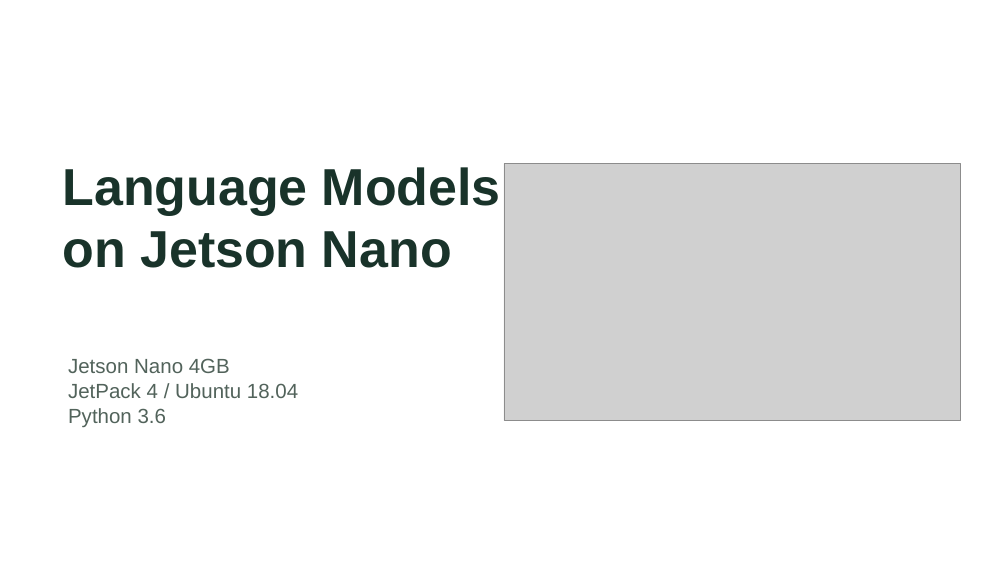
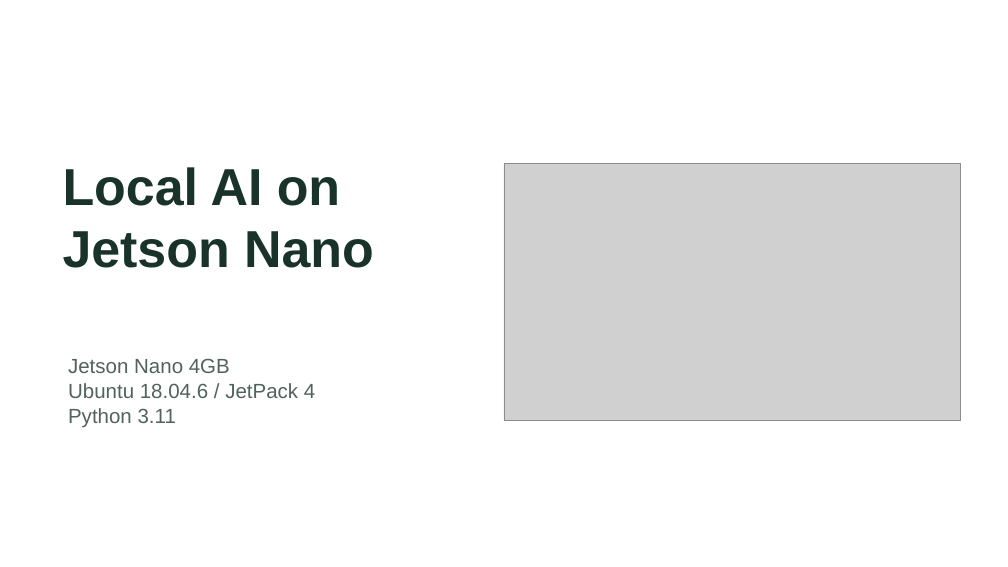
Before and after one commit to nileshsarkar-ai/JetsonNano-Demo, a slide deck: slide 1 of docs/Jetson_Nano_Local_AI_Experiments.pptx. Drawn at 1008x567 pixels with LibreOffice and Linux fonts; fonts in the diff are those of the drawing; grey boxes stand for pictures. Boxes give left, top, right and bottom in pixels: in the first picture for what was removed or moved away, otherwise in the second. Text is boxed around its words. In the diff, an @@ line names an element or a change of style, - is before the commit and + after.

```diff
--- a/docs/Jetson_Nano_Local_AI_Experiments.pptx
+++ b/docs/Jetson_Nano_Local_AI_Experiments.pptx
@@ text at (63,167,374,268): text changed @@
-Language Models
-on Jetson Nano
+Local AI on
+Jetson Nano
@@ text at (68,383,315,427): text changed @@
-JetPack 4 / Ubuntu 18.04
-Python 3.6
+Ubuntu 18.04.6 / JetPack 4
+Python 3.11
```
Also in this commit, not shown: 1 other slide changed, 5 slides added, 8 slides removed, 7 other files.
